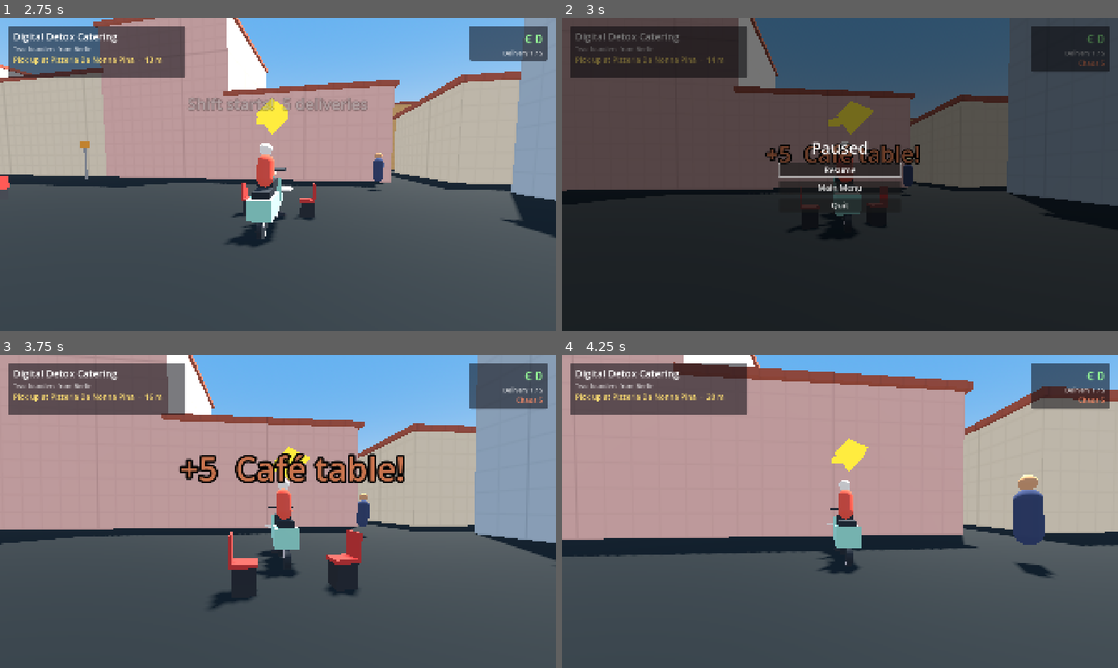
Above: before the commit, frames 1-4 (two rows, left to right).
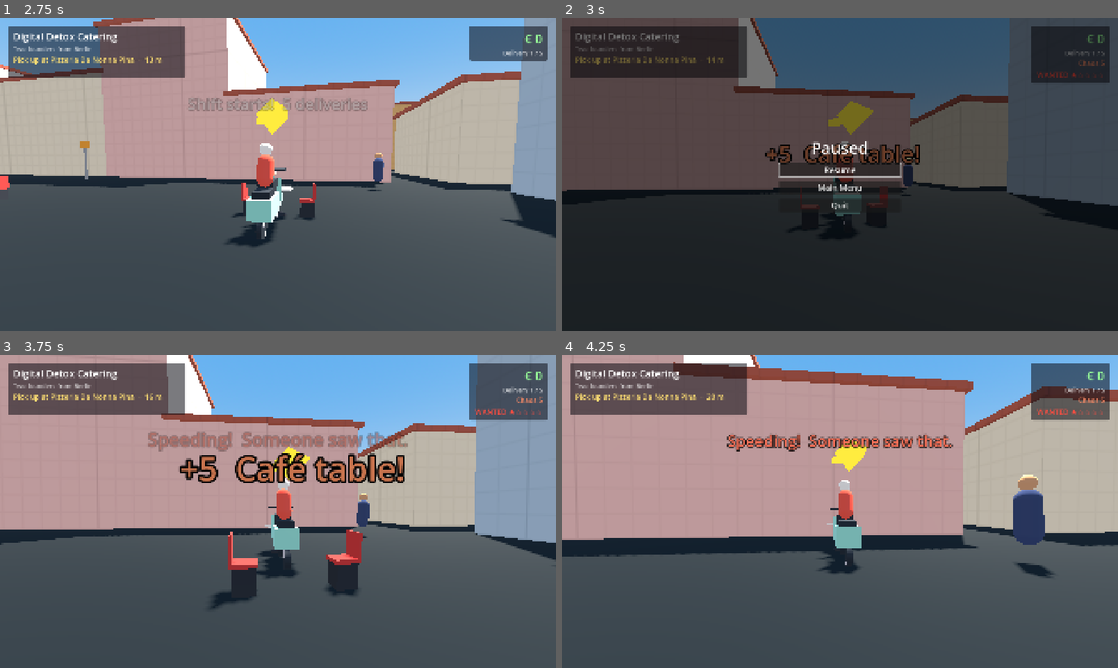
Above: after the commit, the same moments.

Repository: giusscos/euro-chaos
Game: Godot game, scene res://core/ui/main_menu.tscn
Same seed, same stepped clock (60 frames per second), same inputs: the game is played once before the commit and once after it.
Inputs (mouse positions are in pixels of both pictures, inside the frame that each line leads up to):
- Up to frame 1 (2.75 s): click "Scooter Delivery" at 0.5 s; move the mouse to (305, 174) at 1.27 s; hold W (accelerate) from 1.28 s (still down); tap H (horn) at 1.35 s; click (305, 174) at 1.42 s; move the mouse to (250, 174) at 2.02 s; tap E (interact) at 2.1 s
- Up to frame 2 (3 s): keep holding W (accelerate); move the mouse to (851, 168) at 2.77 s; tap P at 2.85 s
- Up to frame 3 (3.75 s): release W (accelerate) at 3.5 s; click "Resume" at 3.5 s
- Up to frame 4 (4.25 s): no input

Frame 1 is identical in both runs. In frame 2, 0.5% of the frame differs, in the area x 84-99%, y 17-21%; in frame 3, 1.9%, in the area x 26-99%, y 17-31%; in frame 4, 1.8%.

Commit message:
Phase 3: law monitor and wanted level
- LawMonitor: speeding (limit per kind of street: alleys 20, roads 50,
  piazzas walking pace), wrong way down one-ways, running red lights,
  mayhem (chaos points); only witnessed offences count (pedestrian or
  police line of sight), police witnesses double the heat; speed
  cameras fine by mail
- WantedSystem: heat -> stars (max 5), cools down once no police unit
  has seen you for a while
- Scooter Delivery: WANTED stars on the HUD (blinking while police can
  see you), offence toasts, camera fines deducted
- Events: violation_committed, speed_camera_fined, busted,
  police_escaped
- Tests: witnesses required, wrong way, red light, camera fines once,
  heat cooling, police witness multiplier

Co-Authored-By: Claude Opus 5.5 <noreply@anthropic.com>

Diff:
--- a/core/autoload/events.gd
+++ b/core/autoload/events.gd
@@ -32,6 +32,21 @@
 @warning_ignore("unused_signal")
 signal street_event_started(message: String, position: Vector3)
 
+## A witnessed offence by the player (kind: &"speeding", &"wrong_way",
+## &"red_light", &"mayhem"); `heat` is how much wanted level it adds.
+@warning_ignore("unused_signal")
+signal violation_committed(kind: StringName, position: Vector3, heat: float)
+
+## A speed camera fined the player.
+@warning_ignore("unused_signal")
+signal speed_camera_fined(fine: int, position: Vector3)
+
+## The player was busted by the police (fine charged) or escaped.
+@warning_ignore("unused_signal")
+signal busted(fine: int)
+@warning_ignore("unused_signal")
+signal police_escaped
+
 ## The player entered a HazardZone (e.g. &"water").
 @warning_ignore("unused_signal")
 signal hazard_entered(hazard_id: StringName, body: Node3D)
--- /dev/null
+++ b/core/law/law_monitor.gd
@@ -0,0 +1,135 @@
+class_name LawMonitor
+extends Node
+## Watches the player's vehicle for offences: speeding (limit per kind of
+## street), going the wrong way down a one-way street, running a red light,
+## and mayhem (chaos). An offence only counts if someone sees it: a police
+## unit or a pedestrian with line of sight. Speed cameras fine directly.
+
+@export var vehicle: ArcadeVehicle
+@export var grid: LevelGrid
+
+@export_group("Limits")
+## Speed limits per LevelGrid.Kind (km/h). Missing kinds: no limit.
+@export var speed_limits: Dictionary[int, float] = {
+	LevelGrid.Kind.ROAD: 50.0,
+	LevelGrid.Kind.STREET: 20.0,
+	LevelGrid.Kind.PLATEAU: 20.0,
+	LevelGrid.Kind.RAMP: 25.0,
+	LevelGrid.Kind.PIAZZA: 10.0,
+}
+@export_range(0.0, 30.0, 1.0, "suffix:km/h") var speed_tolerance: float = 6.0
+## Must be over the limit this long to count as speeding.
+@export_range(0.0, 5.0, 0.1, "suffix:s") var speeding_time: float = 1.0
+## Moving against a one-way faster than this counts.
+@export_range(0.0, 10.0, 0.1, "suffix:m/s") var wrong_way_speed: float = 2.0
+## Entering a junction on red faster than this counts.
+@export_range(0.0, 50.0, 1.0, "suffix:km/h") var red_light_speed: float = 8.0
+## Same offence again within this time is ignored.
+@export_range(0.0, 30.0, 0.5, "suffix:s") var repeat_cooldown: float = 4.0
+
+@export_group("Heat")
+@export var heat_per_kind: Dictionary[StringName, float] = {
+	&"speeding": 0.3,
+	&"wrong_way": 0.5,
+	&"red_light": 0.8,
+}
+## Mayhem heat per chaos point (a knocked-over pedestrian is 15 points).
+@export_range(0.0, 1.0, 0.005) var heat_per_chaos: float = 0.04
+## Police seeing it themselves multiplies the heat.
+@export_range(1.0, 5.0, 0.1) var police_witness_multiplier: float = 2.0
+
+@export_group("Witnesses")
+@export_range(1.0, 100.0, 1.0, "suffix:m") var pedestrian_sight: float = 22.0
+@export_range(1.0, 200.0, 1.0, "suffix:m") var police_sight: float = 45.0
+@export_flags_3d_physics var sight_blockers: int = 1
+
+const KMH_PER_MS: float = 3.6
+
+var _over_limit_time: float = 0.0
+var _cooldowns: Dictionary = {}
+var _last_cell := Vector2i(-1, -1)
+var _query := PhysicsRayQueryParameters3D.new()
+
+
+func _ready() -> void:
+	if grid == null:
+		grid = LevelGridNode.find_grid(get_tree())
+	Events.chaos_caused.connect(_on_chaos)
+
+
+func _physics_process(delta: float) -> void:
+	if vehicle == null or grid == null:
+		return
+	for key: Variant in _cooldowns.keys():
+		_cooldowns[key] = float(_cooldowns[key]) - delta
+		if float(_cooldowns[key]) <= 0.0:
+			_cooldowns.erase(key)
+	var velocity: Vector3 = vehicle.linear_velocity
+	var speed_kmh: float = velocity.length() * KMH_PER_MS
+	var cell: Vector2i = grid.world_to_cell(vehicle.global_position)
+
+	var limit: float = speed_limits.get(int(grid.get_kind(cell)), INF)
+	if speed_kmh > limit + speed_tolerance:
+		_over_limit_time += delta
+		if _over_limit_time >= speeding_time:
+			_offence(&"speeding", heat_per_kind.get(&"speeding", 0.0))
+	else:
+		_over_limit_time = 0.0
+
+	var oneway: Vector2i = grid.get_oneway(cell)
+	if oneway != Vector2i.ZERO and velocity.dot(Vector3(oneway.x, 0.0, oneway.y)) < -wrong_way_speed:
+		_offence(&"wrong_way", heat_per_kind.get(&"wrong_way", 0.0))
+
+	var light_index: int = grid.get_light(cell)
+	if light_index >= 0 and grid.get_light(_last_cell) != light_index and speed_kmh > red_light_speed:
+		var light: TrafficLight = TrafficLight.find(get_tree(), light_index)
+		if light != null and light.is_red_for(velocity):
+			_offence(&"red_light", heat_per_kind.get(&"red_light", 0.0))
+	_last_cell = cell
+
+	for node: Node in get_tree().get_nodes_in_group(Groups.SPEED_CAMERAS):
+		var camera := node as SpeedCamera
+		if camera != null and camera.check(vehicle, speed_kmh):
+			Events.speed_camera_fined.emit(camera.fine, camera.global_position)
+
+
+func _on_chaos(amount: int, at: Vector3, _label: String) -> void:
+	_report(&"mayhem", amount * heat_per_chaos, at)
+
+
+## Ongoing offences are reported as soon as someone sees them; the repeat
+## cooldown only starts once one has been witnessed.
+func _offence(kind: StringName, heat: float) -> void:
+	if _cooldowns.has(kind):
+		return
+	if _report(kind, heat, vehicle.global_position):
+		_cooldowns[kind] = repeat_cooldown
+
+
+func _report(kind: StringName, heat: float, at: Vector3) -> bool:
+	var witness: int = witness_at(at)
+	if witness == 0:
+		return false
+	Events.violation_committed.emit(kind, at, heat * (police_witness_multiplier if witness == 2 else 1.0))
+	return true
+
+
+## 0 = nobody saw `at`, 1 = a pedestrian, 2 = the police.
+func witness_at(at: Vector3) -> int:
+	for node: Node in get_tree().get_nodes_in_group(Groups.POLICE):
+		if _can_see(node as Node3D, at, police_sight):
+			return 2
+	for node: Node in get_tree().get_nodes_in_group(Groups.PEDESTRIANS):
+		var pedestrian := node as Pedestrian
+		if pedestrian != null and not pedestrian.is_down() and _can_see(pedestrian, at, pedestrian_sight):
+			return 1
+	return 0
+
+
+func _can_see(watcher: Node3D, at: Vector3, sight: float) -> bool:
+	if watcher == null or watcher.global_position.distance_to(at) > sight:
+		return false
+	_query.from = watcher.global_position + Vector3.UP * 1.6
+	_query.to = at + Vector3.UP * 1.0
+	_query.collision_mask = sight_blockers
+	return watcher.get_world_3d().direct_space_state.intersect_ray(_query).is_empty()
--- /dev/null
+++ b/core/law/wanted_system.gd
@@ -0,0 +1,73 @@
+class_name WantedSystem
+extends Node
+## Turns witnessed offences into heat (0..max_stars). Heat cools down once no
+## police unit has seen the player for a while. Stars = heat rounded up.
+
+signal heat_changed(heat: float, stars: int)
+
+@export var player: Node3D
+@export_range(1, 10, 1) var max_stars: int = 5
+## Start cooling down after this long unseen by police...
+@export_range(0.0, 60.0, 0.5, "suffix:s") var cool_down_delay: float = 6.0
+## ...losing this much heat per second.
+@export_range(0.0, 5.0, 0.05) var cool_down_rate: float = 0.3
+@export_range(1.0, 200.0, 1.0, "suffix:m") var police_sight: float = 45.0
+@export_flags_3d_physics var sight_blockers: int = 1
+
+var heat: float = 0.0
+var seen_by_police: bool = false
+
+var _unseen_time: float = 0.0
+var _query := PhysicsRayQueryParameters3D.new()
+
+
+func _ready() -> void:
+	Events.violation_committed.connect(func(_kind: StringName, _at: Vector3, amount: float) -> void: add_heat(amount))
+
+
+func get_stars() -> int:
+	return clampi(ceili(heat - 0.01), 0, max_stars)
+
+
+func add_heat(amount: float) -> void:
+	set_heat(heat + amount)
+	_unseen_time = 0.0
+
+
+func set_heat(value: float) -> void:
+	var before: int = get_stars()
+	var old_heat: float = heat
+	heat = clampf(value, 0.0, float(max_stars))
+	if not is_equal_approx(old_heat, heat) or before != get_stars():
+		heat_changed.emit(heat, get_stars())
+
+
+func clear() -> void:
+	set_heat(0.0)
+
+
+func _physics_process(delta: float) -> void:
+	seen_by_police = _police_can_see()
+	if heat <= 0.0:
+		return
+	if seen_by_police:
+		_unseen_time = 0.0
+		return
+	_unseen_time += delta
+	if _unseen_time >= cool_down_delay:
+		set_heat(heat - cool_down_rate * delta)
+
+
+func _police_can_see() -> bool:
+	if player == null:
+		return false
+	for node: Node in get_tree().get_nodes_in_group(Groups.POLICE):
+		var unit := node as Node3D
+		if unit == null or unit.global_position.distance_to(player.global_position) > police_sight:
+			continue
+		_query.from = unit.global_position + Vector3.UP * 1.4
+		_query.to = player.global_position + Vector3.UP * 1.0
+		_query.collision_mask = sight_blockers
+		if unit.get_world_3d().direct_space_state.intersect_ray(_query).is_empty():
+			return true
+	return false
--- a/minigames/vespa_delivery/ui/delivery_hud.gd
+++ b/minigames/vespa_delivery/ui/delivery_hud.gd
@@ -7,6 +7,11 @@
 @export var cargo_monitor: CargoMonitor
 ## Distance to the objective is measured from here.
 @export var player: Node3D
+## Optional: shows the wanted level.
+@export var wanted: WantedSystem
+@export var wanted_color: Color = Color(1.0, 0.3, 0.25)
+## Blink rate of the stars while the police can see you.
+@export_range(0.5, 10.0, 0.5, "suffix:Hz") var seen_blink_rate: float = 4.0
 ## Below this many seconds left the timer turns to the warning colour.
 @export_range(0.0, 60.0, 0.5, "suffix:s") var warning_time: float = 10.0
 @export var normal_color: Color = Color.WHITE
@@ -27,6 +32,7 @@
 @onready var _money: Label = %MoneyLabel
 @onready var _shift: Label = %ShiftLabel
 @onready var _chaos: Label = %ChaosLabel
+@onready var _wanted: Label = %WantedLabel
 @onready var _toast: Toast = %Toast
 
 var _flash_left: float = 0.0
@@ -42,6 +48,10 @@
 	GameState.money_changed.connect(_set_money)
 	_set_chaos(GameState.chaos)
 	GameState.chaos_changed.connect(_set_chaos)
+	_wanted.visible = false
+	_wanted.modulate = wanted_color
+	if wanted != null:
+		wanted.heat_changed.connect(func(_heat: float, stars: int) -> void: _set_wanted(stars))
 	if runner != null:
 		runner.mission_started.connect(_on_mission_started)
 		runner.cargo_picked_up.connect(_on_cargo_picked_up)
@@ -97,6 +107,9 @@
 			_timer.self_modulate = warning_color if left < warning_time else normal_color
 		if cargo_monitor != null:
 			_cargo_bar.value = cargo_monitor.condition * 100.0
+	if wanted != null and _wanted.visible:
+		var blink: bool = wanted.seen_by_police and fmod(Time.get_ticks_msec() / 1000.0 * seen_blink_rate, 1.0) < 0.5
+		_wanted.modulate.a = 0.35 if blink else 1.0
 	_flash_left = maxf(_flash_left - delta, 0.0)
 	_cargo_bar.self_modulate = late_color if _flash_left > 0.0 else Color.WHITE
 
@@ -128,6 +141,11 @@
 	_money.text = "€ %d" % amount
 
 
+func _set_wanted(stars: int) -> void:
+	_wanted.visible = stars > 0
+	_wanted.text = "WANTED " + stars_text(stars)
+
+
 func _set_chaos(amount: int) -> void:
 	_chaos.text = "Chaos %d" % amount
 	_chaos.visible = amount > 0
--- a/minigames/vespa_delivery/ui/delivery_hud.tscn
+++ b/minigames/vespa_delivery/ui/delivery_hud.tscn
@@ -169,6 +169,13 @@
 text = "Chaos 0"
 horizontal_alignment = 2
 
+[node name="WantedLabel" type="Label" parent="Root/MoneyPanel/Column"]
+unique_name_in_owner = true
+layout_mode = 2
+theme_override_font_sizes/font_size = 26
+text = "WANTED"
+horizontal_alignment = 2
+
 [node name="Toast" type="Label" parent="Root"]
 unique_name_in_owner = true
 layout_mode = 1
--- a/minigames/vespa_delivery/vespa_delivery.gd
+++ b/minigames/vespa_delivery/vespa_delivery.gd
@@ -5,6 +5,11 @@
 ## the MissionRunner owns each individual delivery.
 
 const SAVE_SECTION: StringName = &"vespa_delivery"
+const OFFENCE_LINES: Dictionary = {
+	&"speeding": "Speeding!  Someone saw that.",
+	&"wrong_way": "Wrong way!  Senso unico!",
+	&"red_light": "Red light!  Very red.",
+}
 
 @export var mission_pool: Array[MissionData] = []
 @export_range(1, 20, 1) var missions_per_shift: int = 5
@@ -58,6 +63,8 @@
 @export var arrow: ObjectiveArrow
 @export var camera: ChaseCamera
 @export var event_director: StreetEventDirector
+@export var law_monitor: LawMonitor
+@export var wanted: WantedSystem
 @export var results_screen: ResultsScreen
 @export var pause_menu: PauseMenu
 
@@ -88,6 +95,8 @@
 	Events.chaos_caused.connect(_on_chaos_caused)
 	Events.pedestrian_hit.connect(_on_pedestrian_hit)
 	Events.near_miss.connect(_on_near_miss)
+	Events.violation_committed.connect(_on_violation)
+	Events.speed_camera_fined.connect(_on_speed_camera)
 	Events.street_event_started.connect(func(message: String, _at: Vector3) -> void:
 		hud.show_toast(message, Color(1.0, 0.85, 0.4), 1.8))
 	if event_director != null:
@@ -248,6 +257,22 @@
 		camera.add_trauma(chaos_shake)
 
 
+func _on_violation(kind: StringName, _at: Vector3, _heat: float) -> void:
+	if not is_running:
+		return
+	var line: String = OFFENCE_LINES.get(kind, "")
+	if line != "":
+		hud.show_toast(line, Color(1.0, 0.45, 0.35), 1.4)
+
+
+func _on_speed_camera(fine: int, _at: Vector3) -> void:
+	if not is_running:
+		return
+	GameState.money = maxi(GameState.money - fine, 0)
+	AudioManager.play(&"countdown")
+	hud.show_toast("Autovelox!  €%d fine in the mail" % fine, Color(1.0, 0.85, 0.4), 1.6)
+
+
 func _on_near_miss(thing: Node3D, _distance: float) -> void:
 	if not is_running or near_miss_bonus <= 0:
 		return
--- a/minigames/vespa_delivery/vespa_delivery.tscn
+++ b/minigames/vespa_delivery/vespa_delivery.tscn
@@ -27,6 +27,8 @@
 [ext_resource type="Script" path="res://core/events/street_event_director.gd" id="33_director"]
 [ext_resource type="PackedScene" path="res://core/events/tour_group_event.tscn" id="34_tour"]
 [ext_resource type="PackedScene" path="res://core/events/influencer_event.tscn" id="35_influencer"]
+[ext_resource type="Script" path="res://core/law/law_monitor.gd" id="36_law"]
+[ext_resource type="Script" path="res://core/law/wanted_system.gd" id="37_wanted"]
 [ext_resource type="Resource" path="res://minigames/vespa_delivery/data/missions/critic_kevin.tres" id="14_critic_kevin"]
 [ext_resource type="Resource" path="res://minigames/vespa_delivery/data/missions/cruise_couple.tres" id="15_cruise_coupl"]
 [ext_resource type="Resource" path="res://minigames/vespa_delivery/data/missions/hat_tour_gelato.tres" id="16_hat_tour_gel"]
@@ -38,7 +40,7 @@
 [ext_resource type="Resource" path="res://minigames/vespa_delivery/data/missions/signora_bianchi.tres" id="22_signora_bian"]
 [ext_resource type="Resource" path="res://minigames/vespa_delivery/data/missions/startup_retreat.tres" id="23_startup_retr"]
 
-[node name="VespaDelivery" type="Node" node_paths=PackedStringArray("vehicle", "controller", "runner", "cargo_monitor", "cargo_stack", "hud", "arrow", "camera", "event_director", "results_screen", "pause_menu")]
+[node name="VespaDelivery" type="Node" node_paths=PackedStringArray("vehicle", "controller", "runner", "cargo_monitor", "cargo_stack", "hud", "arrow", "camera", "event_director", "law_monitor", "wanted", "results_screen", "pause_menu")]
 script = ExtResource("1_vespa_delive")
 mission_pool = Array[ExtResource("0_mission_data")]([ExtResource("14_critic_kevin"), ExtResource("15_cruise_coupl"), Ex …(254 unchanged characters)…
 vehicle = NodePath("Scooter")
@@ -50,6 +52,8 @@
 arrow = NodePath("ObjectiveArrow")
 camera = NodePath("ChaseCamera")
 event_director = NodePath("StreetEvents")
+law_monitor = NodePath("LawMonitor")
+wanted = NodePath("WantedSystem")
 results_screen = NodePath("ResultsScreen")
 pause_menu = NodePath("PauseMenu")
 info = ExtResource("2_info")
@@ -91,7 +95,16 @@
 [node name="ObjectiveArrow" parent="." node_paths=PackedStringArray("follow") instance=ExtResource("9_objective_ar")]
 follow = NodePath("../Scooter")
 
-[node name="Hud" parent="." node_paths=PackedStringArray("runner", "cargo_monitor", "player") instance=ExtResource("10_delivery_hud")]
+[node name="LawMonitor" type="Node" parent="." node_paths=PackedStringArray("vehicle")]
+script = ExtResource("36_law")
+vehicle = NodePath("../Scooter")
+
+[node name="WantedSystem" type="Node" parent="." node_paths=PackedStringArray("player")]
+script = ExtResource("37_wanted")
+player = NodePath("../Scooter")
+
+[node name="Hud" parent="." node_paths=PackedStringArray("runner", "cargo_monitor", "player", "wanted") instance=ExtResource("10_delivery_hud")]
+wanted = NodePath("../WantedSystem")
 runner = NodePath("../MissionRunner")
 cargo_monitor = NodePath("../CargoMonitor")
 player = NodePath("../Scooter")
--- /dev/null
+++ b/tools/tests/test_law.gd
@@ -0,0 +1,152 @@
+extends TestCase
+## LawMonitor offences (with and without witnesses) and WantedSystem heat.
+
+const SCOOTER: String = "res://core/vehicle/vehicles/scooter.tscn"
+const PEDESTRIAN: String = "res://core/characters/pedestrian.tscn"
+const NONNA: String = "res://core/characters/profiles/nonna.tres"
+
+## Alley row 1 (20 km/h), road rows 3-4 with a junction light, one-way alley row 6 (eastbound).
+const LAW_MAP: String = """
+@light = 20, 3, 2, 2
+@oneway = 1, 6, 30, 1, >
+@camera = 34, 3
+[map]
+########################################
+S.......................................
+########################################
+========================================
+========================================
+########################################
+.......................................#
+########################################
+"""
+
+
+func test_speeding_needs_a_witness() -> void:
+	var setup: Dictionary = await _setup()
+	var scooter: ArcadeVehicle = setup["scooter"]
+	var grid: LevelGrid = setup["grid"]
+	var offences: Array[StringName] = _listen()
+	_place(scooter, grid, Vector2i(1, 1), Vector3.RIGHT)
+	await _ride(scooter, 1.0, 60 * 4)
+	expect(not offences.has(&"speeding"), "speeding with nobody around should go unnoticed")
+	# Now with a nonna watching the alley.
+	_spawn_nonna(grid.cell_to_world(Vector2i(8, 1)) + Vector3(0, 0, 1.2))
+	_place(scooter, grid, Vector2i(1, 1), Vector3.RIGHT)
+	await _ride(scooter, 1.0, 60 * 4)
+	note("offences seen: %s" % [offences])
+	expect(offences.has(&"speeding"), "speeding past a nonna should be reported")
+
+
+func test_wrong_way_and_red_light() -> void:
+	var setup: Dictionary = await _setup()
+	var scooter: ArcadeVehicle = setup["scooter"]
+	var grid: LevelGrid = setup["grid"]
+	var offences: Array[StringName] = _listen()
+	_spawn_nonna(grid.cell_to_world(Vector2i(24, 6)) + Vector3(0, 0, 1.2))
+	_place(scooter, grid, Vector2i(28, 6), Vector3.LEFT)
+	await _ride(scooter, 0.6, 60 * 3)
+	expect(offences.has(&"wrong_way"), "riding west down an eastbound one-way should be reported")
+	var light := (setup["level"] as Node).find_child("TrafficLight0", true, false) as TrafficLight
+	light.green_time = 30.0
+	light._time = light.green_time + light.yellow_time + light.all_red_time  # Z green: X red
+	_spawn_nonna(grid.cell_to_world(Vector2i(16, 4)) + Vector3(0, 0, 1.5))
+	_place(scooter, grid, Vector2i(15, 3), Vector3.RIGHT)
+	await _ride(scooter, 1.0, 60 * 3)
+	note("offences seen: %s" % [offences])
+	expect(offences.has(&"red_light"), "crossing the junction on red should be reported")
+
+
+func test_speed_camera_fines() -> void:
+	var setup: Dictionary = await _setup()
+	var scooter: ArcadeVehicle = setup["scooter"]
+	var grid: LevelGrid = setup["grid"]
+	var fines: Array[int] = []
+	var on_fine := func(fine: int, _at: Vector3) -> void: fines.append(fine)
+	Events.speed_camera_fined.connect(on_fine)
+	_place(scooter, grid, Vector2i(26, 3), Vector3.RIGHT)
+	await _ride(scooter, 1.0, 60 * 3)
+	Events.speed_camera_fined.disconnect(on_fine)
+	note("camera fines: %s" % [fines])
+	expect(fines.size() == 1, "one pass past the camera should be one fine")
+
+
+func test_heat_cools_down_out_of_sight() -> void:
+	var wanted := WantedSystem.new()
+	wanted.cool_down_delay = 1.0
+	wanted.cool_down_rate = 1.0
+	add_node(wanted)
+	wanted.add_heat(2.5)
+	expect(wanted.get_stars() == 3, "2.5 heat should show 3 stars")
+	await wait_physics_frames(30)
+	expect(wanted.get_stars() == 3, "no cooling before the delay")
+	await wait_physics_frames(60 * 3)
+	note("heat after 3.5 s unseen: %.2f" % wanted.heat)
+	expect(wanted.get_stars() == 0, "heat should cool off when no police sees you")
+
+
+func test_police_witness_doubles_heat() -> void:
+	var setup: Dictionary = await _setup()
+	var monitor: LawMonitor = setup["monitor"]
+	var cop := Node3D.new()
+	cop.add_to_group(Groups.POLICE)
+	add_node(cop)
+	cop.global_position = (setup["scooter"] as Node3D).global_position + Vector3(5, 0, 0)
+	var heats: Array[float] = []
+	var on_violation := func(_kind: StringName, _at: Vector3, heat: float) -> void: heats.append(heat)
+	Events.violation_committed.connect(on_violation)
+	Events.chaos_caused.emit(10, (setup["scooter"] as Node3D).global_position, "test")
+	Events.violation_committed.disconnect(on_violation)
+	expect(heats.size() == 1 and is_equal_approx(heats[0], 10 * monitor.heat_per_chaos * monitor.police_witness_multiplier),
+		"mayhem seen by police should give doubled heat, got %s" % [heats])
+
+
+var _offences: Array[StringName] = []
+
+
+func _listen() -> Array[StringName]:
+	_offences.clear()
+	Events.violation_committed.connect(func(kind: StringName, _at: Vector3, _heat: float) -> void: _offences.append(kind))
+	return _offences
+
+
+func cleanup() -> void:
+	for connection: Dictionary in Events.violation_committed.get_connections():
+		Events.violation_committed.disconnect(connection["callable"])
+	await super()
+
+
+func _setup() -> Dictionary:
+	var level: Node3D = GreyboxMapBuilder.new().build(LAW_MAP, "law")
+	add_node(level)
+	await wait_physics_frames(2)
+	var grid: LevelGrid = LevelGridNode.find_grid(tree)
+	var scooter := (load(SCOOTER) as PackedScene).instantiate() as ArcadeVehicle
+	scooter.position = grid.cell_to_world(Vector2i(1, 1)) + Vector3.UP * 0.3
+	scooter.add_to_group(Groups.PLAYER)
+	add_node(scooter)
+	var monitor := LawMonitor.new()
+	monitor.vehicle = scooter
+	monitor.grid = grid
+	add_node(monitor)
+	await wait_physics_frames(20)
+	return {"level": level, "grid": grid, "scooter": scooter, "monitor": monitor}
+
+
+func _place(scooter: ArcadeVehicle, grid: LevelGrid, cell: Vector2i, facing: Vector3) -> void:
+	scooter.intent.clear()
+	scooter.teleport(Transform3D(Basis.looking_at(facing), grid.cell_to_world(cell) + Vector3.UP * 0.3))
+
+
+func _ride(scooter: ArcadeVehicle, throttle: float, frames: int) -> void:
+	await wait_physics_frames(10)
+	scooter.intent.throttle = throttle
+	await wait_physics_frames(frames)
+	scooter.intent.clear()
+
+
+func _spawn_nonna(at: Vector3) -> void:
+	var nonna := (load(PEDESTRIAN) as PackedScene).instantiate() as Pedestrian
+	nonna.profile = load(NONNA) as PedestrianProfile
+	nonna.position = at
+	add_node(nonna)
Not shown, added: core/law/law_monitor.gd.uid
Not shown, added: core/law/wanted_system.gd.uid
Not shown, added: tools/tests/test_law.gd.uid
